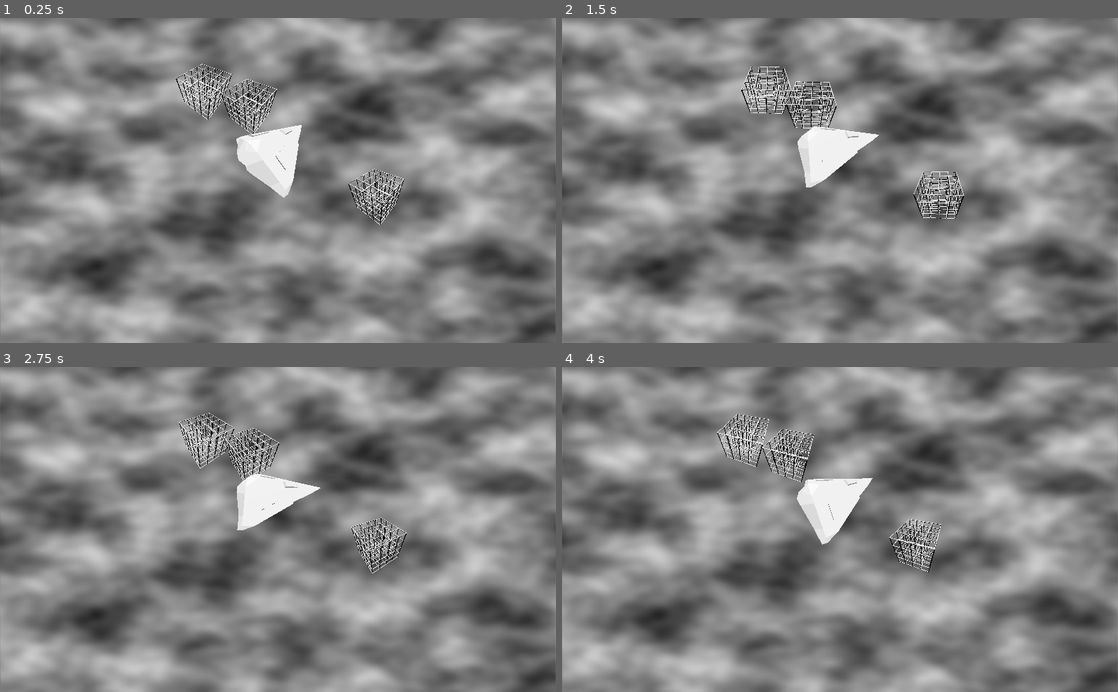
Above: before the commit, frames 1-4 (two rows, left to right).
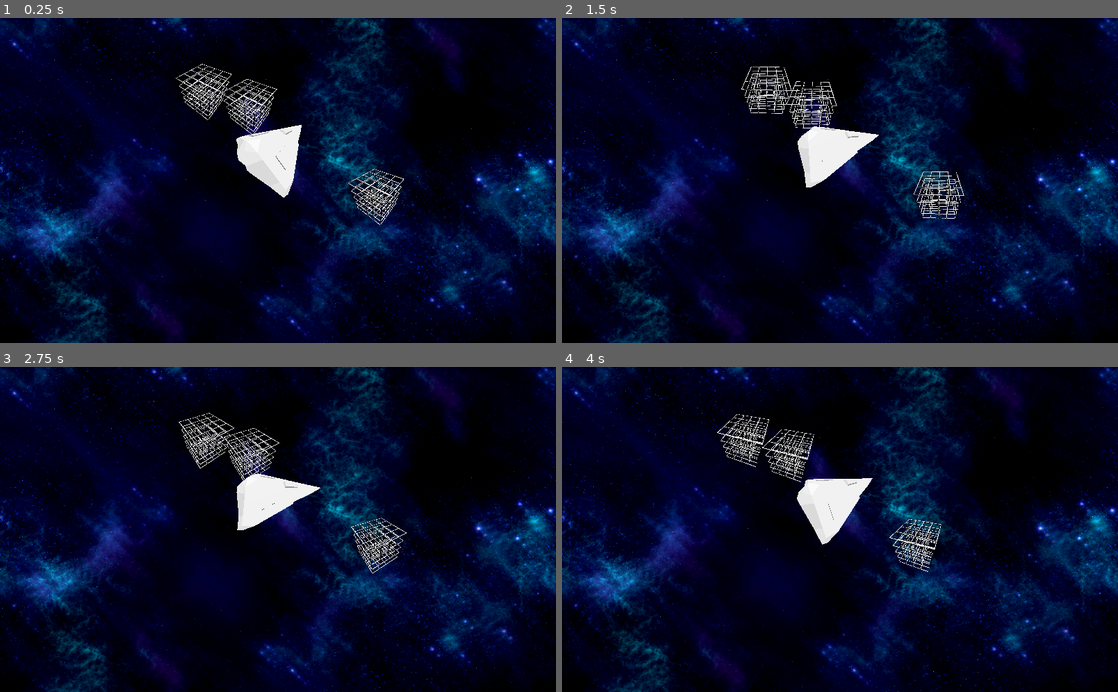
Above: after the commit, the same moments.

Repository: EamonnMR/galactic-night
Game: Godot game, scene res://main.tscn
Same seed, same stepped clock (60 frames per second), same inputs: the game is played once before the commit and once after it.
Inputs:
- Up to frame 1 (0.25 s): no input
- Up to frame 2 (1.5 s): hold Right (ui_right) 0.53-1.28 s; hold Left (ui_left) from 1.28 s (still down)
- Up to frame 3 (2.75 s): release Left (ui_left) at 2.03 s; hold Right (ui_right) from 2.03 s (still down)
- Up to frame 4 (4 s): release Right (ui_right) at 2.78 s; hold Up (ui_up) 2.78-3.53 s; hold Left (ui_left) from 3.53 s (still down)

The runs differ from the first frame. In frame 1, 97% of the frame differs, in the area x 0-100%, y 0-100%; in frame 2, 97%; in frame 3, 97%; in frame 4, 97%.

Commit message:
Adds a pretty background
Nebula from: https://opengameart.org/content/seamless-space-backgrounds

Shader from: https://github.com/eamonnmr/surviveSpace

Diff:
--- /dev/null
+++ b/Background.gd
@@ -0,0 +1,4 @@
+extends TextureRect
+
+func _physics_process(delta):
+	get_material().set_shader_param("position", Util.flatten_25d(Client.player.global_transform.origin))
--- /dev/null
+++ b/Client.gd
@@ -0,0 +1,3 @@
+extends Node
+
+var player
--- a/Spaceship.gd
+++ b/Spaceship.gd
@@ -7,6 +7,9 @@
 var linear_velocity = Vector2()
 
 const PLAY_AREA_RADIUS = 3000
+
+func _ready():
+	Client.player = self
 
 func _physics_process(delta):
 	linear_velocity = get_limited_velocity_with_thrust(delta)
--- a/main.tscn
+++ b/main.tscn
@@ -1,15 +1,63 @@
-[gd_scene load_steps=14 format=2]
+[gd_scene load_steps=16 format=2]
 
 [ext_resource path="res://perspective.gdshader" type="Shader" id=1]
 [ext_resource path="res://MeshInstance.gd" type="Script" id=2]
 [ext_resource path="res://grid.obj" type="ArrayMesh" id=3]
 [ext_resource path="res://asset_sources/xic_prospector_ma.obj" type="ArrayMesh" id=4]
 [ext_resource path="res://Spaceship.gd" type="Script" id=5]
+[ext_resource path="res://Background.gd" type="Script" id=6]
+[ext_resource path="res://assets/ScreamingBrain/Blue Nebula/1024x1024 Blue Nebula 1.png" type="Texture" id=7]
 
-[sub_resource type="OpenSimplexNoise" id=10]
+[sub_resource type="Shader" id=12]
+code = "shader_type canvas_item;
 
-[sub_resource type="NoiseTexture" id=11]
-noise = SubResource( 10 )
+uniform vec2 position;
+uniform sampler2D nebula;
+const int LAYERS = 5;
+const float DEPTH_FACTOR = 0.7;
+const float DEPTH_OFFSET = 0.0;
+
+void fragment(){
+	COLOR = vec4(0,0,0,0);
+	vec2 shifted_uv_front = UV;
+	for (int i = 1; i <= LAYERS; i ++){
+
+		// Offset stars by player position
+		vec2 shifted_uv = UV;
+		shifted_uv.x += (
+			position.x / (DEPTH_OFFSET + float(i) / DEPTH_FACTOR) * TEXTURE_PIXEL_SIZE.x
+		);
+		shifted_uv.y += (
+			position.y / (DEPTH_OFFSET + float(i) / DEPTH_FACTOR) * TEXTURE_PIXEL_SIZE.y
+		);
+
+		// Extra offset to avoid stacking
+		shifted_uv += (TEXTURE_PIXEL_SIZE * float(i) * 250.0);
+
+		shifted_uv.x = fract(shifted_uv.x);
+		shifted_uv.y = fract(shifted_uv.y);
+
+		// Invert every other layer
+		if(bool(i % 2)){
+			shifted_uv.x = 1.0 - shifted_uv.x;
+			shifted_uv.y = 1.0 - shifted_uv.y;
+		}
+		if(bool(i % 3)){
+			if (shifted_uv.x > 1.0 || shifted_uv.y < 0.0 || shifted_uv.y > 1.0 || shifted_uv.y < 0.0){
+				//COLOR = vec4(1,1,1,1)
+			}
+			COLOR += texture(nebula, shifted_uv) / (float(i) + 0.5)
+		} else {
+			COLOR += texture(TEXTURE, shifted_uv) / (float(i) + 0.5)
+		}
+	}
+}
+"
+
+[sub_resource type="ShaderMaterial" id=13]
+shader = SubResource( 12 )
+shader_param/position = null
+shader_param/nebula = ExtResource( 7 )
 
 [sub_resource type="Environment" id=9]
 background_mode = 4
@@ -47,10 +95,12 @@
 layer = -1
 
 [node name="Background" type="TextureRect" parent="Background"]
+material = SubResource( 13 )
 anchor_right = 1.0
 anchor_bottom = 1.0
-texture = SubResource( 11 )
-expand = true
+texture = ExtResource( 7 )
+stretch_mode = 3
+script = ExtResource( 6 )
 
 [node name="WorldEnvironment" type="WorldEnvironment" parent="."]
 environment = SubResource( 9 )
--- a/project.godot
+++ b/project.godot
@@ -17,6 +17,7 @@
 [autoload]
 
 Util="*res://Util.gd"
+Client="*res://Client.gd"
 
 [global]
 
Binary file added: assets/ScreamingBrain/Blue Nebula/1024x1024 Blue Nebula 1.png
Not shown, added: assets/ScreamingBrain/Blue Nebula/1024x1024 Blue Nebula 1.png.import
